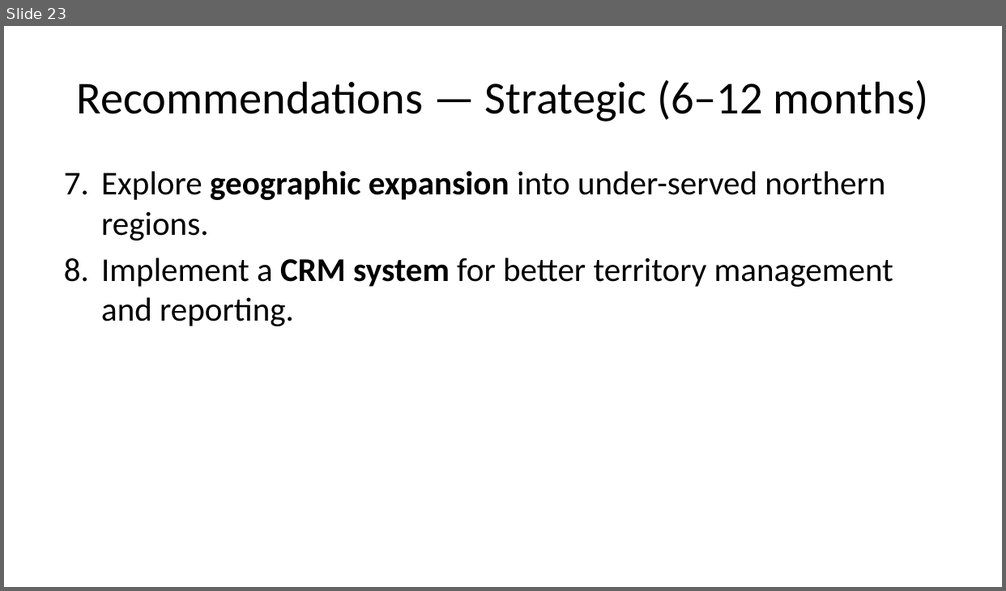
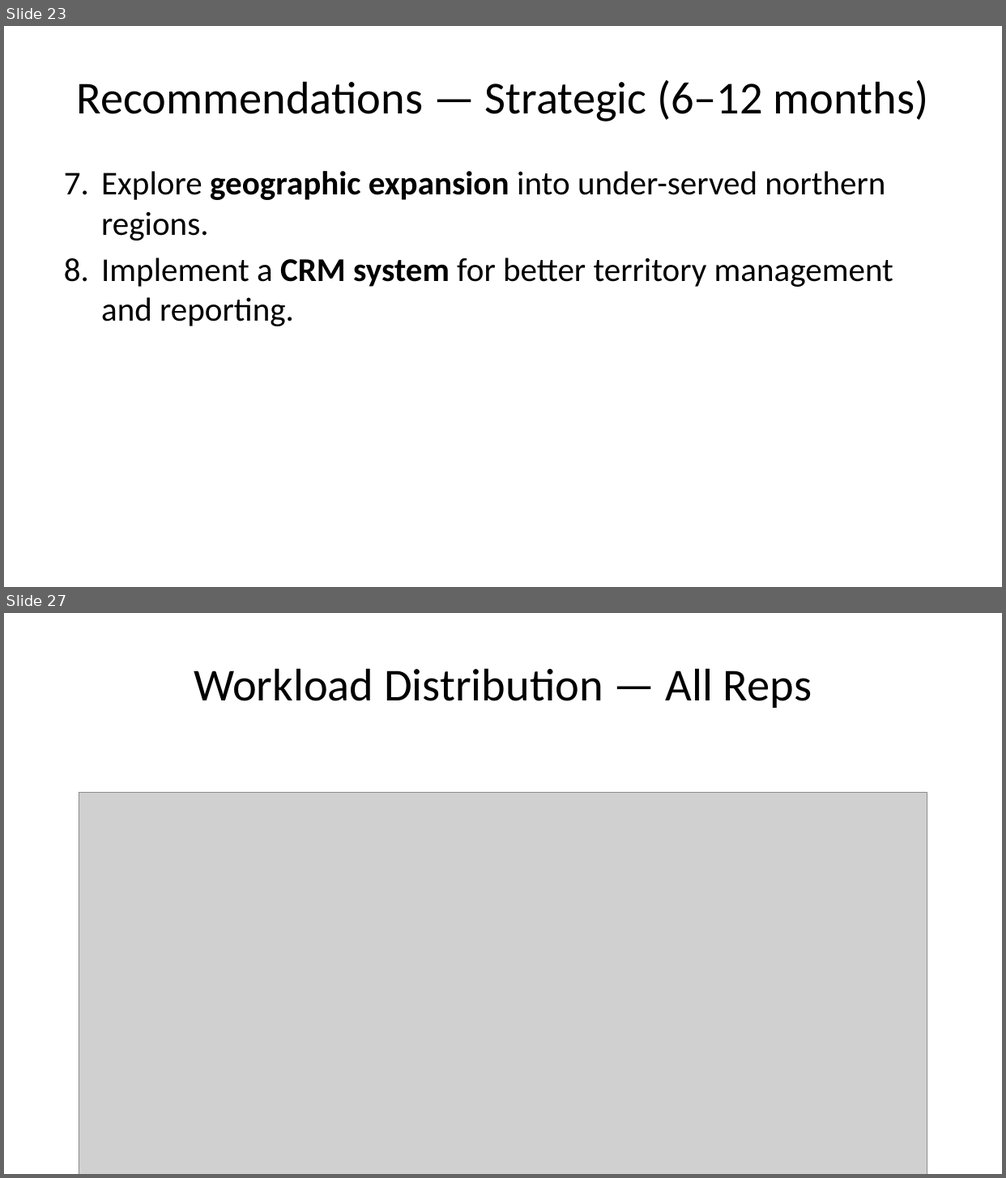
Before and after one commit to Akinbamioluwashola/Agro-bar-analysis, a slide deck: CEO_Presentation_PPTX.pptx. Shown one above the other, each under a label of ours: slide 23 before the commit, slides 23 and 27 after it; the slides between them are not shown. The pictures are 1006x591 and 1006x1178 pixels, drawn with LibreOffice and Linux fonts; fonts in the diff are those of the drawing; grey boxes stand for pictures. Boxes give left, top, right and bottom in pixels: in the first picture for what was removed or moved away, otherwise in the second. Text is boxed around its words. In the diff, an @@ line names an element or a change of style, - is before the commit and + after.

```diff
--- a/CEO_Presentation_PPTX.pptx
+++ b/CEO_Presentation_PPTX.pptx
@@ slide 27 added at [4,613,1002,1174], background #FFFFFF @@
@@ title added at [194,668,812,708], 33 pt, text #000000 @@
+Workload Distribution — All Reps
@@ picture added at [79,793,927,1174] @@
```
Also in this commit, not shown: 1 slide changed, 8 other slides added, 1 other file.
